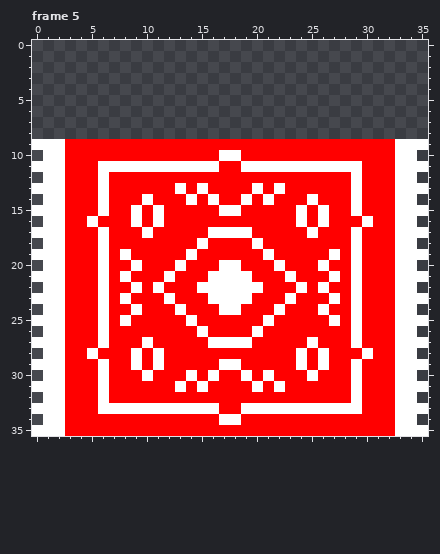
A pixel-art file gets an edit: Assets/Resources/aseprite/tapis.aseprite. Above is the file before it was changed.
36x36 pixels, 5 frames. Pixels under 10% opacity are left out. Colours within 5 levels of each other are drawn and written as one. Shown: frame 5. The commit also changed other frames, which this record leaves out.
The same view after the edit:
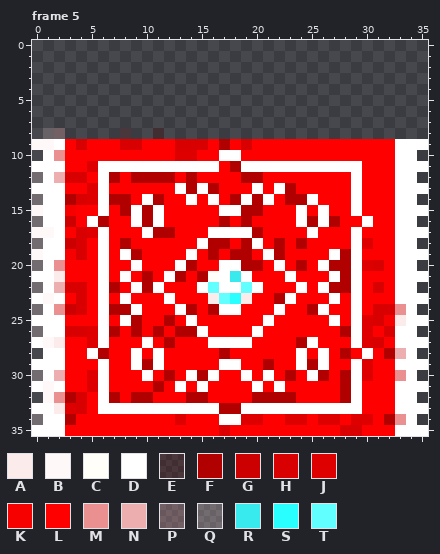
Palette (. is transparent): A #fbebeb  B #fff8f8  C #fffef9  D #ffffff  E #5800003c  F #b10000  G #cc0000  H #d80000  J #de0000  K #f60000  L #ff0000  M #eb9090  N #ecaeae  P #ffb0b03c  Q #ffdddd3c  R #38eaee  S #29ffff  T #61ffff
A new or re-ordered frame is compared with the old frame closest to it.
From old to new:
layer "tapis" added
layer "Flattened" removed
frames re-ordered
--- frame 5, layer "Layer 1"
@@ x 0..35 @@
  7 ....................................
- 8 ....................................
- 9 DDDLLLLLLLLLLLLLLLLLLLLLLLLLLLLLLDDD
-10 .DDLLLLLLLLLLLLLLDDLLLLLLLLLLLLLLDD.
-11 DDDLLLDDDDDDDDDDDLLDDDDDDDDDDDLLLDDD
-12 .DDLLLDLLLLLLLLLLLLLLLLLLLLLLDLLLDD.
-13 DDDLLLDLLLLLLDLDLLLLDLDLLLLLLDLLLDDD
-14 .DDLLLDLLLDLLLDLDLLDLDLLLDLLLDLLLDD.
-15 DDDLLLDLLDLDLLLLLDDLLLLLDLDLLDLLLDDD
-16 .DDLLDLLLDLDLLLLLLLLLLLLDLDLLLDLLDD.
-17 DDDLLLDLLLDLLLLLDDDDLLLLLDLLLDLLLDDD
-18 .DDLLLDLLLLLLLLDLLLLDLLLLLLLLDLLLDD.
-19 DDDLLLDLDLLLLLDLLLLLLDLLLLLDLDLLLDDD
-20 .DDLLLDLLDLLLDLLLDDLLLDLLLDLLDLLLDD.
-21 DDDLLLDLDLLLDLLLDDDDLLLDLLLDLDLLLDDD
-22 .DDLLLDLLDLDLLLDDDDDDLLLDLDLLDLLLDD.
-23 DDDLLLDLDLLLDLLLDDDDLLLDLLLDLDLLLDDD
-24 .DDLLLDLLDLLLDLLLDDLLLDLLLDLLDLLLDD.
-25 DDDLLLDLDLLLLLDLLLLLLDLLLLLDLDLLLDDD
-26 .DDLLLDLLLLLLLLDLLLLDLLLLLLLLDLLLDD.
-27 DDDLLLDLLLDLLLLLDDDDLLLLLDLLLDLLLDDD
-28 .DDLLDLLLDLDLLLLLLLLLLLLDLDLLLDLLDD.
-29 DDDLLLDLLDLDLLLLLDDLLLLLDLDLLDLLLDDD
-30 .DDLLLDLLLDLLLDLDLLDLDLLLDLLLDLLLDD.
-31 DDDLLLDLLLLLLDLDLLLLDLDLLLLLLDLLLDDD
-32 .DDLLLDLLLLLLLLLLLLLLLLLLLLLLDLLLDD.
-33 DDDLLLDDDDDDDDDDDLLDDDDDDDDDDDLLLDDD
-34 .DDLLLLLLLLLLLLLLDDLLLLLLLLLLLLLLDD.
-35 DDDLLLLLLLLLLLLLLLLLLLLLLLLLLLLLLDDD
+ 8 .QP.....E..E........................
+ 9 BBDLHLLLHHLLLHHHLFLHLLLLLLLLLLLLLDDD
+10 .DMLLLLLLLLLLJJLLDDLLLLLLLLLLLLLLDD.
+11 DDDLLJDDDDDDDDDDDLFDDDDDDDDDDDLLLDDD
+12 QDNHHLDFLFFFFLFLLLLFFLLLLLLLLDLLLDD.
+13 DDDLLJDLLLLLLDFDFLLLDLDFLLLLLDLLLDDD
+14 QDDFHJDFFLDFLLDLDLFDFDLFFDLLLDLLLDD.
+15 BDDKLLDLFDFDLLLLLDDFFLLLDLDLLDLLLDDD
+16 QDDGLDFLLDFDLLLLLFLFLLLLDFDFLLDLLDD.
+17 BBDLHJDLLLDFFLLLDDDDFLLLLDLLLDLLLDDD
+18 QDDGHLDLFLLLLLLDFFLFDLFLFLLLLDJLLDD.
+19 BDDKHLDLDFLLLLDLFLFFLDFLLLLDFDLLLDDD
+20 QDMLLLDLLDLLLDFLLDDFFLDLFLDFFDJHLDD.
+21 DDALLLDLDLFLDFLFCDRDLLLDLLLDFDLLLDDD
+22 QDNHHLDFLDFDLLLDTDDTDLLLDLDFFDLHLDD.
+23 DBDLHLDLDLLLDLLLATSALLFDLLLDLDLLLDDD
+24 QDMGHLDFFDLLLDFLFDDLLLDLLFDLLDLHHMD.
+25 DDDLLLDLDFLLFLDLLLLLLDLLLLLDLDJHKADD
+26 QDDHHJDFLFLFLFFDLLLLDLLLLLLLFDJLHDD.
+27 DBALLJDLLLDLFLLLDDDDLLLLFDLLLDJHLDDD
+28 .DDLLDFLLDLDLLLLLFLLLLLLDLDLFLDLFND.
+29 DDDLLLDLLDFDLLLLLDDLLFLLDFDLLDJLLDDD
+30 QDNLLJDLLLDLFLDFDLLDLDLFLDFLFDJLLMD.
+31 DBDLLJDLLLLFLDLDLLLLDLDLLLLLFDLLLDDD
+32 .BMFHLDFLFFLLLFFLLLLFFFFLLLLFDLLLDD.
+33 DDAJHLDDDDDDDDDDDFFDDDDDDDDDDDLLLDDD
+34 QDDFLLLLLLLLLJLLLDDJJLLJJLJJLJJLFMD.
+35 DDDLLLLLLLLLLLLLLHLLLLLLLLLLHHLLLDDD
